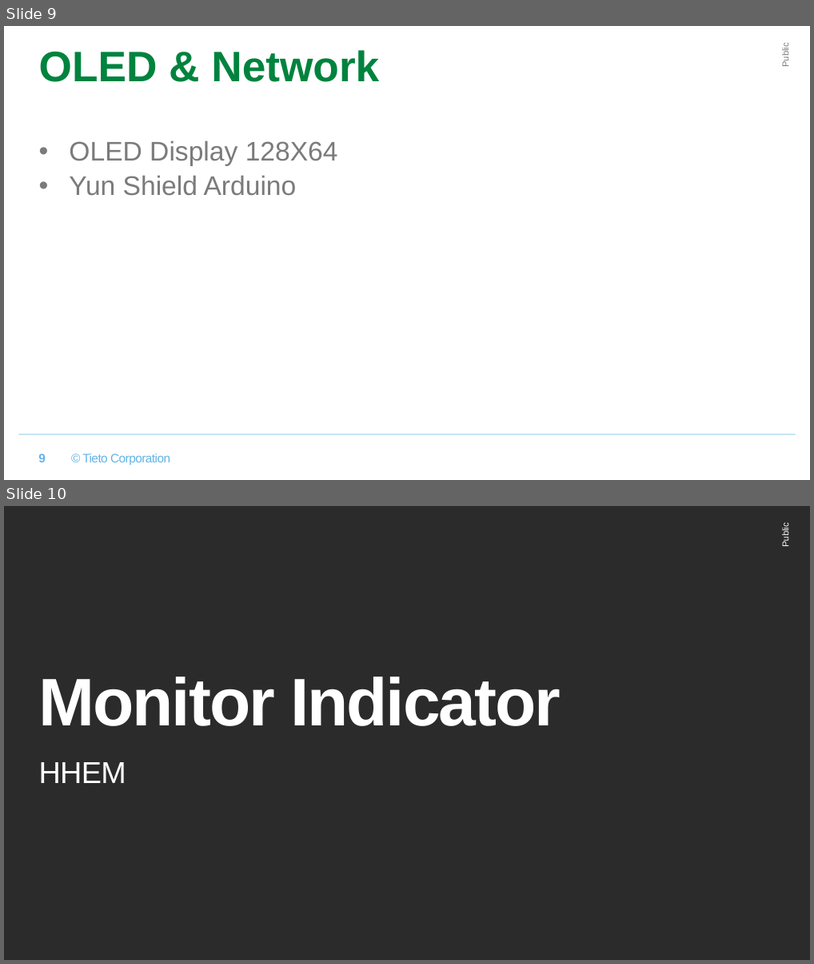
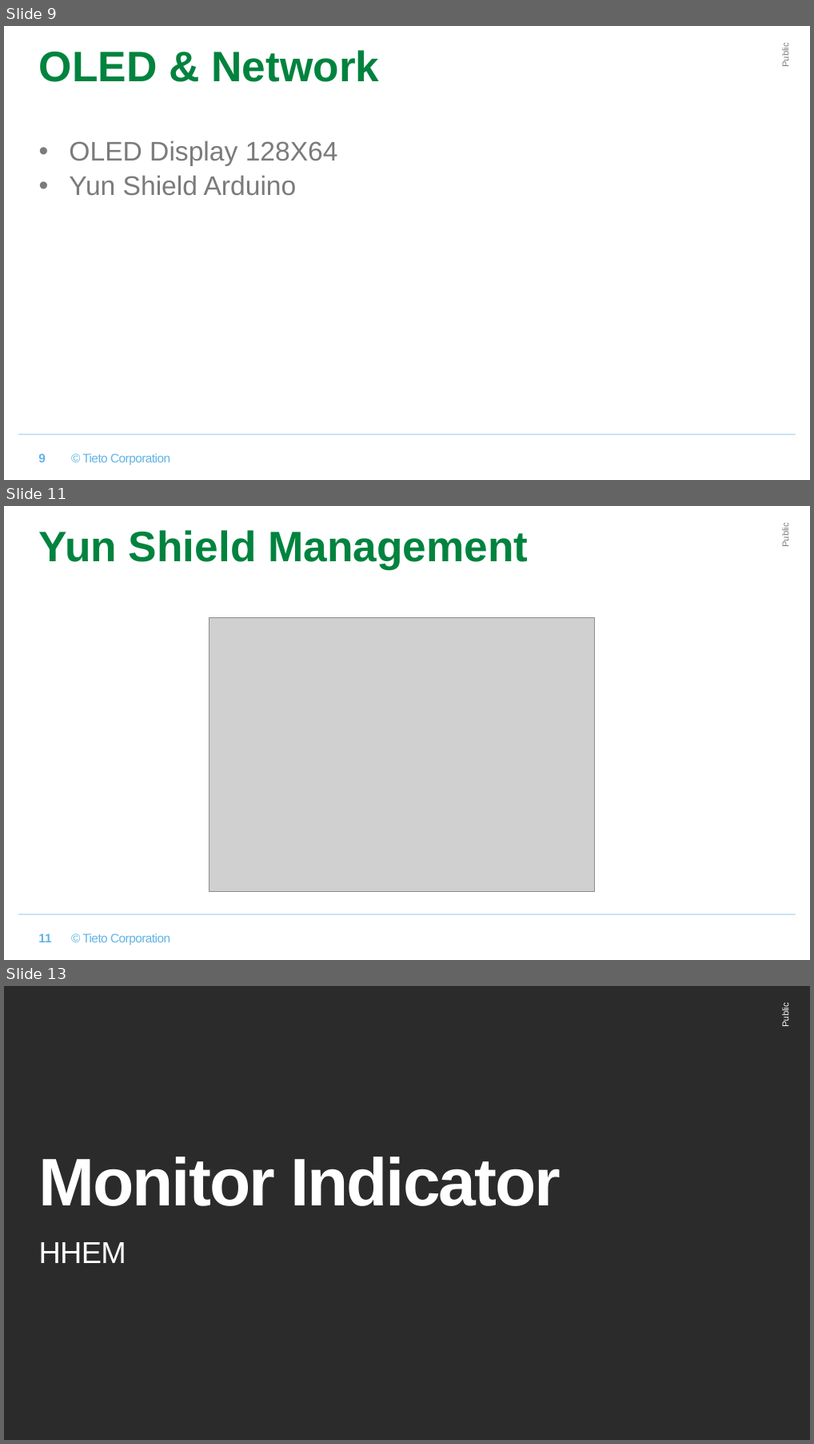
Before and after one commit to xpanhhu/hand-held_environment_monitor, a slide deck: hand-held_environment_monitor_Template.pptx. Shown one above the other, each under a label of ours: slides 9 and 10 before the commit, slides 9, 11 and 13 after it; the slides between them are not shown. The pictures are 814x964 and 814x1444 pixels, drawn with LibreOffice and Linux fonts; fonts in the diff are those of the drawing; grey boxes stand for pictures; background and template pictures are left out; a plain dark background stands for a picture behind light text. Boxes give left, top, right and bottom in pixels: in the first picture for what was removed or moved away, otherwise in the second. Text is boxed around its words. In the diff, an @@ line names an element or a change of style, - is before the commit and + after.

Commit message:
add yun-shield pages into ppt

```diff
--- a/hand-held_environment_monitor_Template.pptx
+++ b/hand-held_environment_monitor_Template.pptx
@@ slide 11 added at box(4, 506, 810, 960), background #FFFFFF; not listed: 3 template elements that a slide beside it also shows @@
@@ title added at box(39, 530, 528, 569), 38 pt, text #00833E, bold @@
+Yun Shield Management
@@ picture added at box(209, 618, 594, 892) @@
@@ page number added at box(38, 933, 51, 942), 11 pt, text #62B3E5, bold @@
+11
@@ what was slide 10 is now slide 13 @@
```
Also in this commit, not shown: 2 other slides added.
